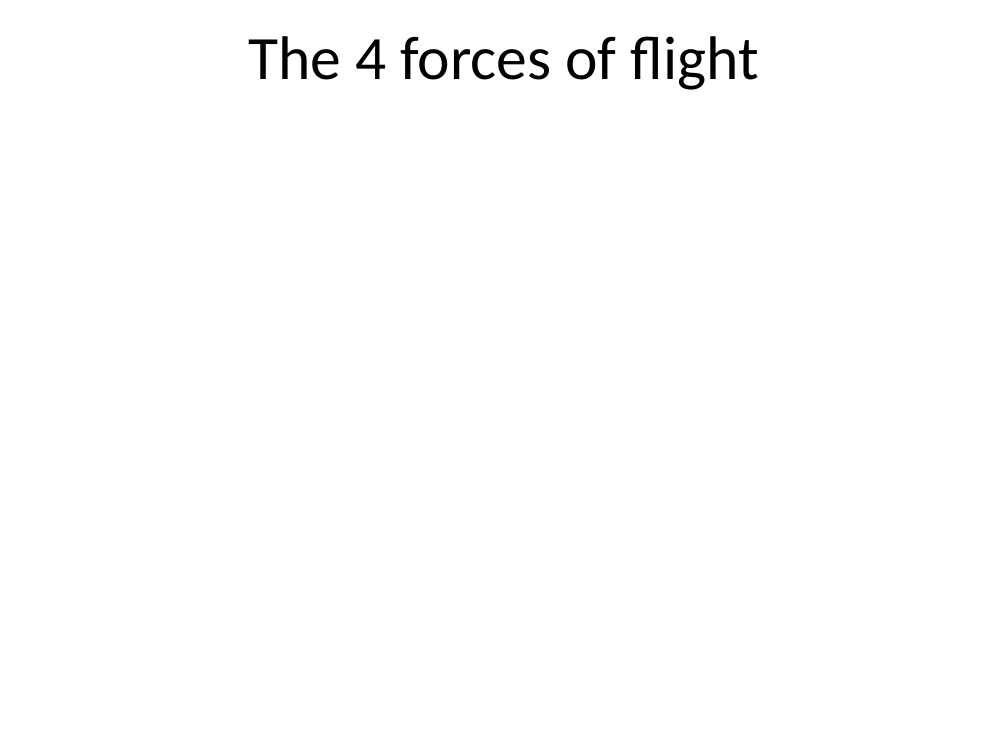
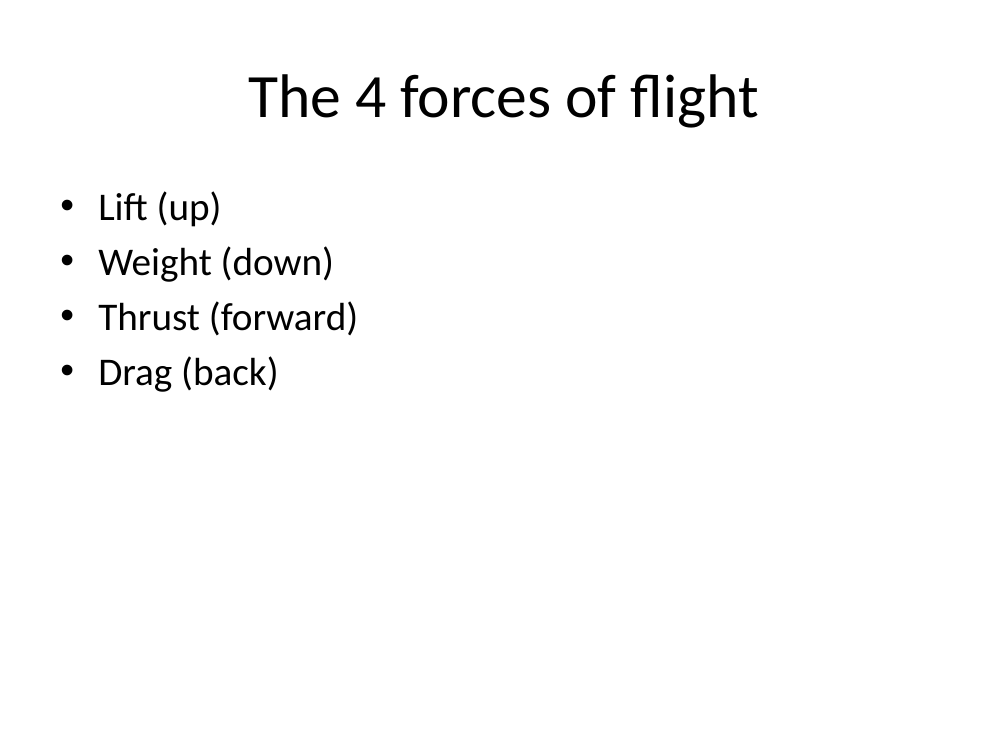
Before and after one commit to bwooceli/bsa-merit-badge-aviation, a slide deck: slide 8 of slides/session-1.pptx. Drawn at 1008x756 pixels with LibreOffice and Linux fonts; fonts in the diff are those of the drawing; background and template pictures are left out. Boxes give left, top, right and bottom in pixels: in the first picture for what was removed or moved away, otherwise in the second. Text is boxed around its words. In the diff, an @@ line names an element or a change of style, - is before the commit and + after.

```diff
--- a/slides/session-1.pptx
+++ b/slides/session-1.pptx
@@ title "The 4 forces of flight": place and size @@
-title "The 4 forces of flight" at bbox=[248, 36, 759, 90]
+title "The 4 forces of flight" at bbox=[248, 74, 759, 128]
@@ text added at bbox=[98, 191, 358, 392], 28 pt, text #000000 @@
+• Lift (up)
+• Weight (down)
+• Thrust (forward)
+• Drag (back)
```
Also in this commit, not shown: 11 other slides changed, 1 slide added, 1 slide removed, 7 other files.
